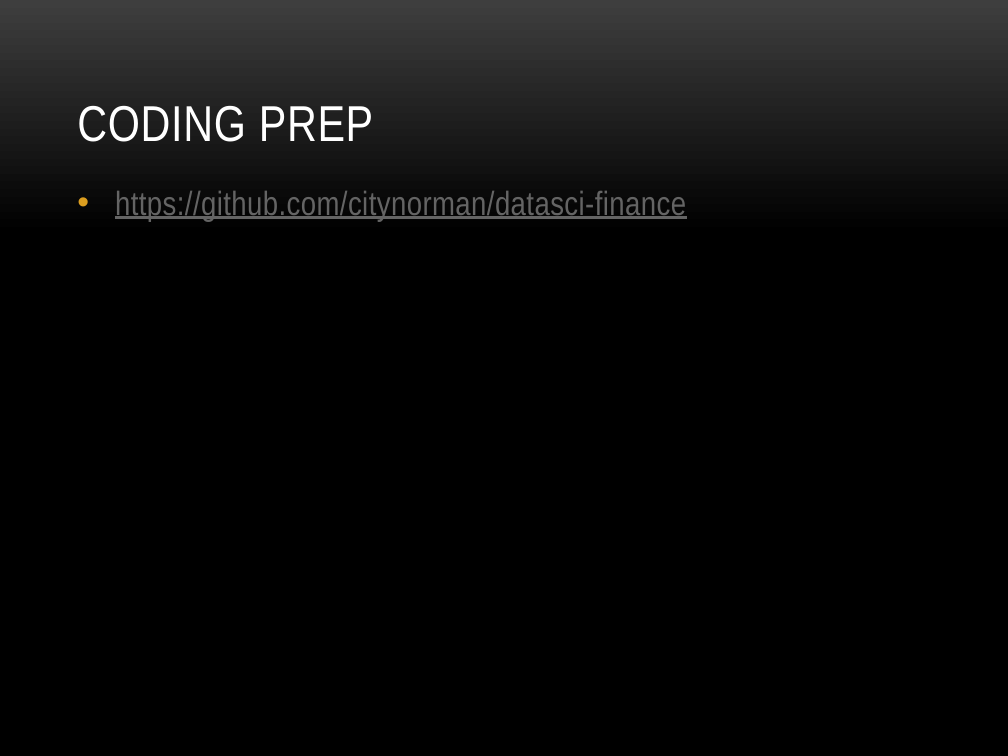
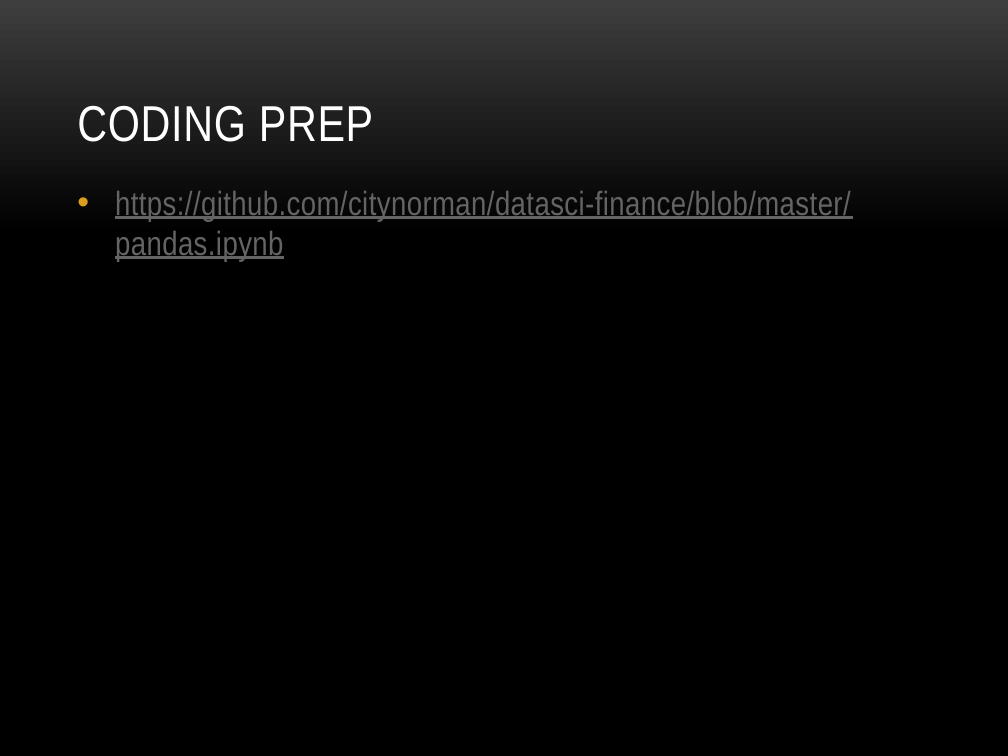
Before and after one commit to coryang/datasci-finance, a slide deck: slide 10 of Datasci finance UBS 2016.09.12.pptx (slide 9 before the commit). Drawn at 1008x756 pixels with LibreOffice and Linux fonts; fonts in the diff are those of the drawing; background and template pictures are left out. Boxes give left, top, right and bottom in pixels: in the first picture for what was removed or moved away, otherwise in the second. Text is boxed around its words. In the diff, an @@ line names an element or a change of style, - is before the commit and + after.

```diff
--- a/Datasci finance UBS 2016.09.12.pptx
+++ b/Datasci finance UBS 2016.09.12.pptx
@@ text at [115,191,851,261]: text changed @@
-• https://github.com/citynorman/datasci-finance
+• https://github.com/citynorman/datasci-finance/blob/master/pandas.ipynb
```
Also in this commit, not shown: 3 other slides changed, 2 slides added, 1 slide removed, 1 other file.
